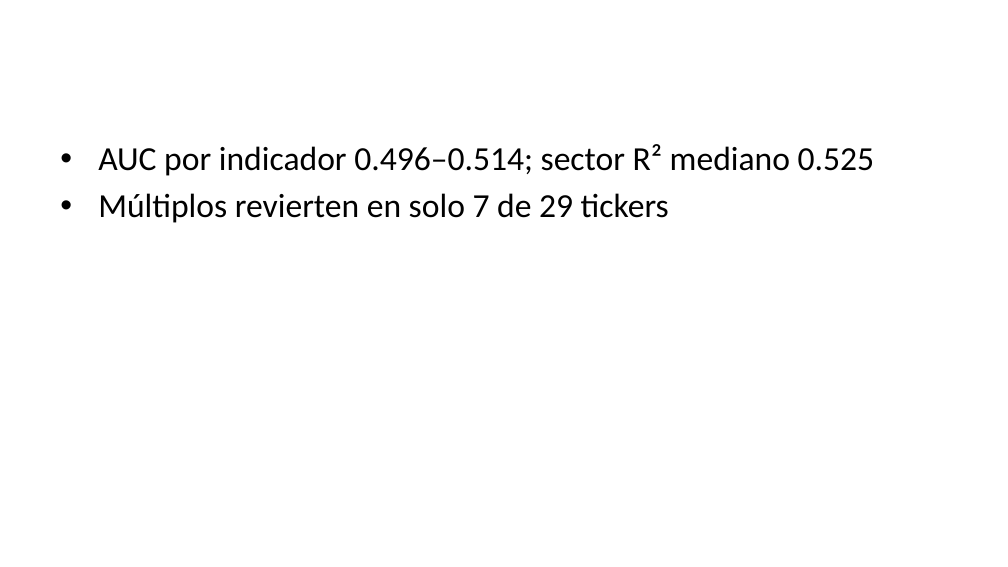
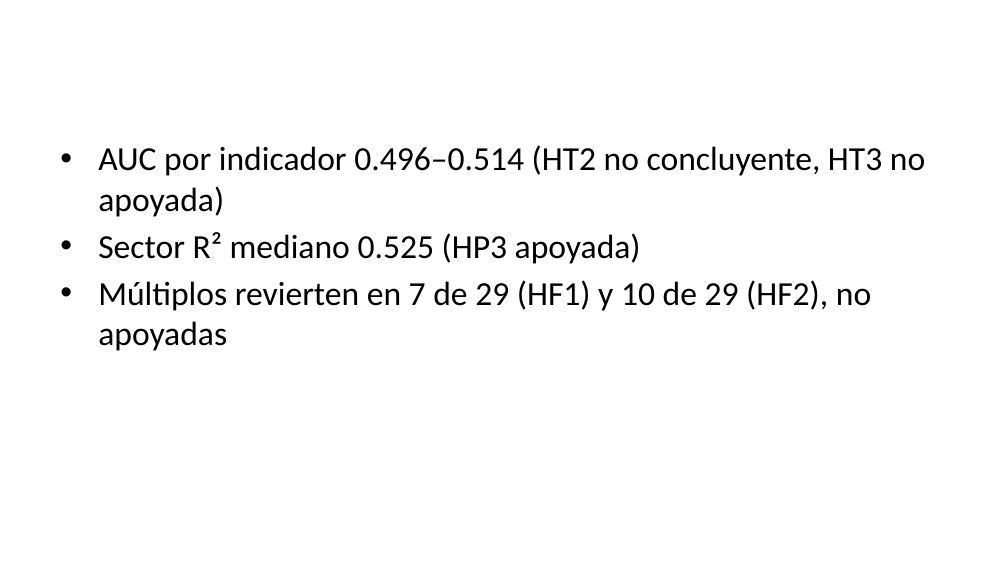
Before and after one commit to louis97/asistente-financiero, a slide deck: slide 11 of entregables/entrega_1/presentacion.pptx. Drawn at 1008x567 pixels with LibreOffice and Linux fonts; fonts in the diff are those of the drawing. Boxes give left, top, right and bottom in pixels: in the first picture for what was removed or moved away, otherwise in the second. Text is boxed around its words. In the diff, an @@ line names an element or a change of style, - is before the commit and + after.

Commit message:
build: reporte PDF (4 páginas, solo Arial) y diapositivas regenerados

```diff
--- a/entregables/entrega_1/presentacion.pptx
+++ b/entregables/entrega_1/presentacion.pptx
@@ text at box(98, 145, 925, 351): text changed @@
-• AUC por indicador 0.496–0.514; sector R² mediano 0.525
-• Múltiplos revierten en solo 7 de 29 tickers
+• AUC por indicador 0.496–0.514 (HT2 no concluyente, HT3 no apoyada)
+• Sector R² mediano 0.525 (HP3 apoyada)
+• Múltiplos revierten en 7 de 29 (HF1) y 10 de 29 (HF2), no apoyadas
```
Also in this commit, not shown: 3 other slides changed, 2 other files.
